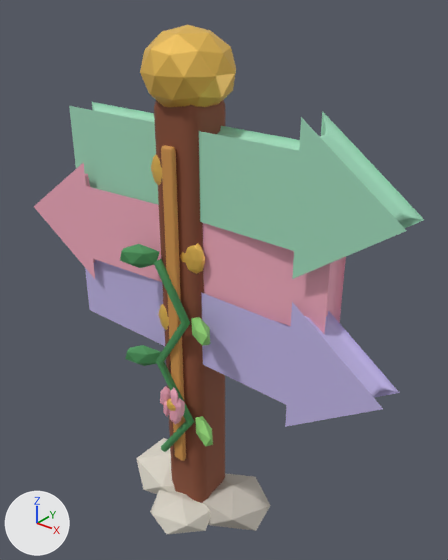
Two versions of the Blender file assets-src/pizza-lab/wayfinder-v1/thornvale-wayfinder-authoring.blend, one commit apart.
One viewpoint serves both versions: a 50 mm lens placed at (1.94, -2.18, 2.94), pointed at (-0.02, 0.28, 1.42). The lights are fixed; the arrows at lower left show +X, +Y and +Z. The older version comes first.

In view in the first picture: 'Wayfinder_BaseStone_01', 'Wayfinder_BaseStone_02', 'Wayfinder_BaseStone_03', 'Wayfinder_BoardMedallion_02', 'Wayfinder_Board_01', 'Wayfinder_Board_02', 'Wayfinder_Board_03', 'Wayfinder_Leaf_04', 'Wayfinder_Post', 'Wayfinder_PostCap', 'Wayfinder_PostInlay', 'Wayfinder_Vine' and 11 more.
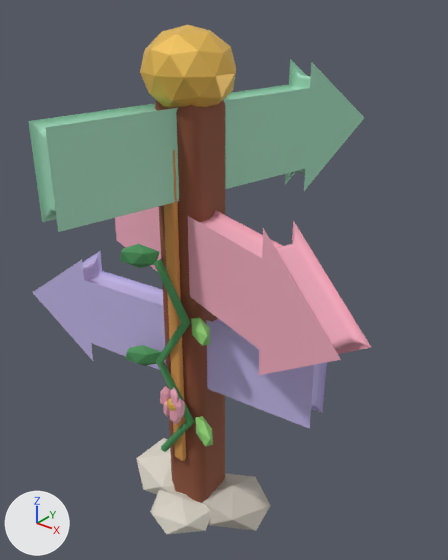
ob_wayfinder_boardassembly_01 is not drawn itself; it is the parent of ob_wayfinder_board_01, ob_wayfinder_boardmedallion_01.
ob_wayfinder_boardassembly_02 is not drawn itself; it is the parent of ob_wayfinder_board_02, ob_wayfinder_boardmedallion_02.
ob_wayfinder_boardassembly_03 is not drawn itself; it is the parent of ob_wayfinder_board_03, ob_wayfinder_boardmedallion_03.

Changed parts and their boxes (x1, y1, x2, y2) in the pictures (448 x 560 px):
```json
{"object": "Wayfinder_Board_01", "change": "moved, turned", "before": [69, 102, 424, 279], "after": [28, 59, 364, 232]}
{"object": "Wayfinder_Board_02", "change": "moved, turned", "before": [34, 162, 346, 334], "after": [115, 206, 371, 375]}
{"object": "Wayfinder_Board_03", "change": "moved, turned", "before": [85, 260, 400, 427], "after": [32, 251, 327, 429]}
{"object": "Wayfinder_BoardMedallion_02", "change": "moved, turned", "before": [180, 243, 205, 274], "on screen": "not visible afterwards"}
{"object": "Wayfinder_BoardMedallion_01", "change": "moved, turned", "before": [151, 155, 162, 185], "on screen": "not visible afterwards"}
{"object": "Wayfinder_BoardMedallion_03", "change": "moved, turned", "before": [158, 304, 169, 330], "on screen": "not visible afterwards"}
```

Edits to the scene script, one JSON object a line:
```json
{"op": "set", "path": "ob_wayfinder_boardassembly_01.location", "old": "(0.16, -0.015, 2.12)", "new": "(0.0343, 0.221, 2.217)"}
{"op": "set", "path": "ob_wayfinder_boardassembly_01.rotation_euler", "old": "(0.0, 0.0, -0.035)", "new": "(0.0, 0.0, 1.375)", "note": "degrees (0, 0, -2) -> degrees (0, 0, 79)"}
{"op": "set", "path": "ob_wayfinder_boardassembly_02.location", "old": "(-0.16, -0.015, 1.72)", "new": "(0.188, -0.0844, 1.726)"}
{"op": "set", "path": "ob_wayfinder_boardassembly_02.rotation_euler", "old": "(0.0, 0.0, 0.045)", "new": "(0.0, 0.0, -3.461)", "note": "degrees (0, 0, 2.6) -> degrees (0, 0, -198)"}
{"op": "set", "path": "ob_wayfinder_boardassembly_03.location", "old": "(0.16, -0.015, 1.32)", "new": "(-0.223, -0.0227, 1.154)"}
{"op": "set", "path": "ob_wayfinder_boardassembly_03.rotation_euler", "old": "(0.0, 0.0, -0.025)", "new": "(0.0, 0.0, -3.044)", "note": "degrees (0, 0, -1.4) -> degrees (0, 0, -174)"}
```
